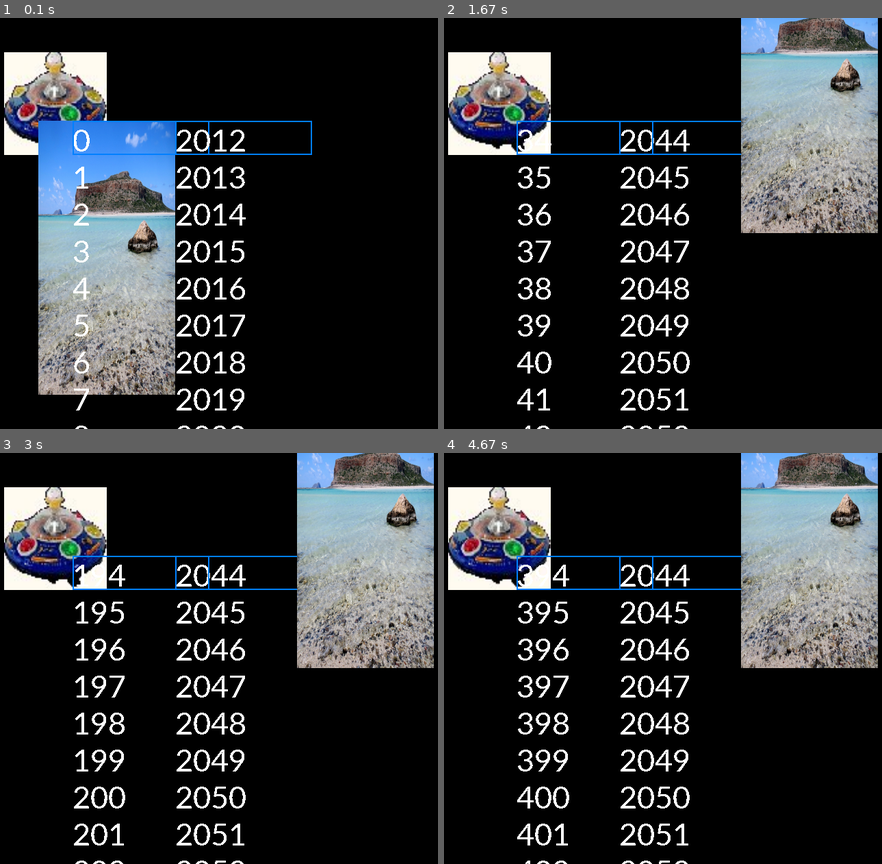
Above: before the commit, frames 1-4 (two rows, left to right).
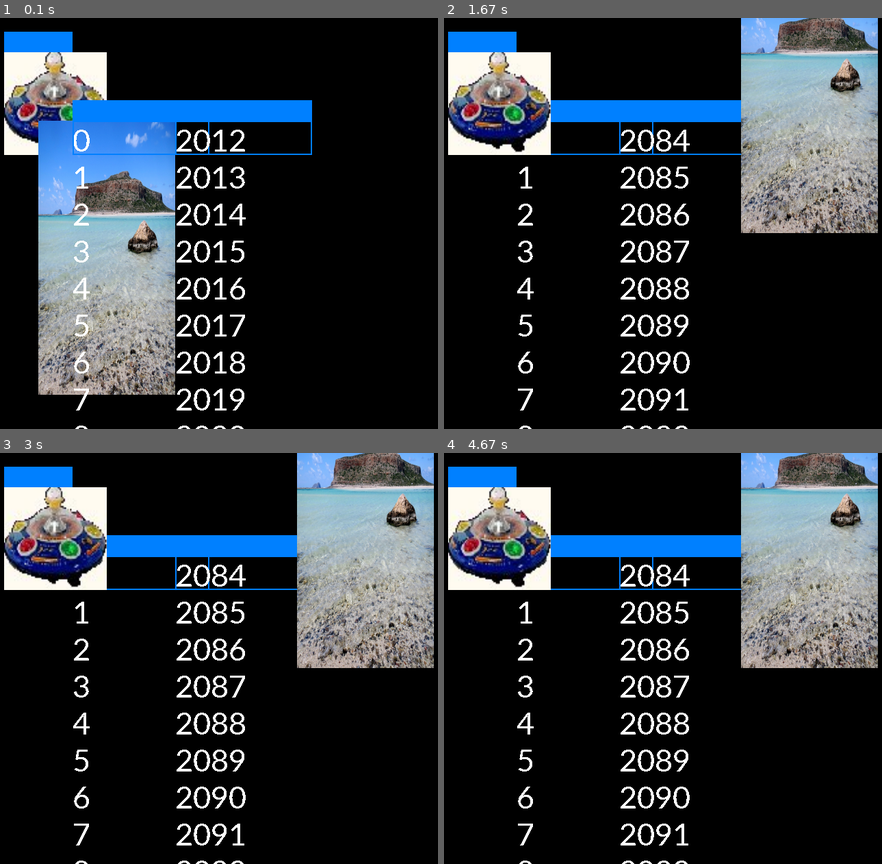
Above: after the commit, the same moments.

Repository: OlivierIrac/experiments
Game: pygame game, started from WindowManager/main.py
Same seed, same stepped clock (60 frames per second), same inputs: the game is played once before the commit and once after it.
Inputs (mouse positions are in pixels of both pictures, inside the frame that each line leads up to):
- Up to frame 1 (0.1 s): no input
- Up to frame 2 (1.67 s): press the mouse at (549, 256) at 0.37 s; move the mouse to (680, 178) at 0.47 s; release the mouse at (807, 96) at 0.6 s; click (737, 116) at 0.72 s; click (807, 124) at 1.05 s; click "0" at 1.38 s
- Up to frame 3 (3 s): no input
- Up to frame 4 (4.67 s): no input

The runs differ from the first frame. In frame 1, 3.5% of the frame differs, in the area x 0-72%, y 3-25%; in frame 2, 4.7%; in frame 3, 5.3%, in the area x 0-68%, y 3-100%; in frame 4, 5.3%.

Commit message:
First version of WindowDecoration

Diff:
--- a/WindowManager/WindowHandler.py
+++ b/WindowManager/WindowHandler.py
@@ -26,6 +26,7 @@
         self.oldHeight=self.height
         self.surface=surface
         self.decoration=decoration
+        self.decorationHandler=None
         self.proportional=proportional
         self.drag = False
         self.resize=False
--- a/WindowManager/WindowManager.py
+++ b/WindowManager/WindowManager.py
@@ -6,11 +6,26 @@
 
 from WindowHandler import *
 
+class WindowDecoration:
+    COLOR=(0, 128, 255)
+    BORDER_THICKNESS=2
+    TITLE_HEIGHT=30
+
+    def __init__(self,windowHandler):
+        self.myWindow=windowHandler
+
+    def draw(self,surface):
+        pygame.draw.rect(surface,WindowDecoration.COLOR,pygame.Rect(self.myWindow.left,self.myWindow.top,self.myWindow.width,self.myWindow.height),WindowDecoration.BORDER_THICKNESS)
+        pygame.draw.rect(surface,WindowDecoration.COLOR,pygame.Rect(self.myWindow.left,self.myWindow.top-WindowDecoration.TITLE_HEIGHT,self.myWindow.width,WindowDecoration.TITLE_HEIGHT))
+
+    def isMouseInTitle(self):
+        mx, my = pygame.mouse.get_pos()
+        return (self.myWindow.left<=mx<self.myWindow.left+self.myWindow.width and self.myWindow.top-WindowDecoration.TITLE_HEIGHT<=my<self.myWindow.top)
+
 class WindowManager:
     # Constants
     MIN_WINDOW_WIDTH=10
     MIN_WINDOW_HEIGHT=10
-    WINDOW_DECORATION_COLOR=(0, 128, 255)
     ZOOM_SPEED=10
 
     def __init__ (self, surface):
@@ -28,6 +43,8 @@
 
     def add(self, windowHandler):
         self.windowsList.insert(0,windowHandler)
+        if (windowHandler.decoration):
+            windowHandler.decorationHandler=WindowDecoration(windowHandler)
 
     def draw(self):
         #pause all but top window
@@ -39,8 +56,7 @@
         for window in reversed(self.windowsList):
             window.draw(self.surface)
             if (window.decoration):
-                pygame.draw.rect(self.surface,WindowManager.WINDOW_DECORATION_COLOR,pygame.Rect(window.left,window.top,window.width,window.height),2)
-
+                window.decorationHandler.draw(self.surface)
 
     def selectWindow(self,window):
         (self.mxPress, self.myPress) = pygame.mouse.get_pos()
@@ -71,7 +87,10 @@
                     if (window.isInBottomRightCorner(mx, my)): #click lower right corner = resize
                         self.selectWindow(window)
                         self.resize=True
-                    if (window.left<=mx<window.left+window.width-2 and window.top<=my<window.top+window.height-2): #click inside shape = move
+                    if (window.decoration and window.decorationHandler.isMouseInTitle()):
+                        self.selectWindow(window)
+                        self.drag=True
+                    if (not window.decoration and window.left<=mx<window.left+window.width-2 and window.top<=my<window.top+window.height-2): #click inside shape = move
                         self.selectWindow(window)
                         self.drag=True
 
